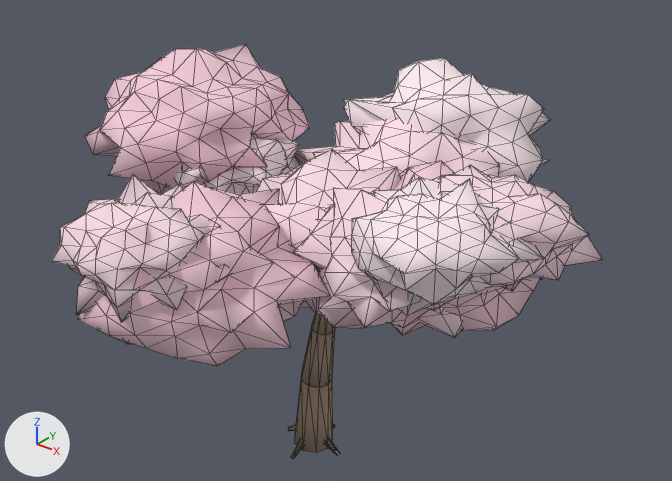
One commit to the glTF model assets/models/tree_cherry.glb: the scene before it, then after it.
Both versions are drawn from a 50 mm lens placed at (7.53, -8.85, 9.02), pointed at (0.19, 0.32, 3.33). Arrows for +X, +Y and +Z are at lower left; the lights stay in place. The older version comes first. Mesh edges are drawn as thin lines. Vertices at exactly the same position are counted once.

Names of what the first picture shows: 'geometry_0'.
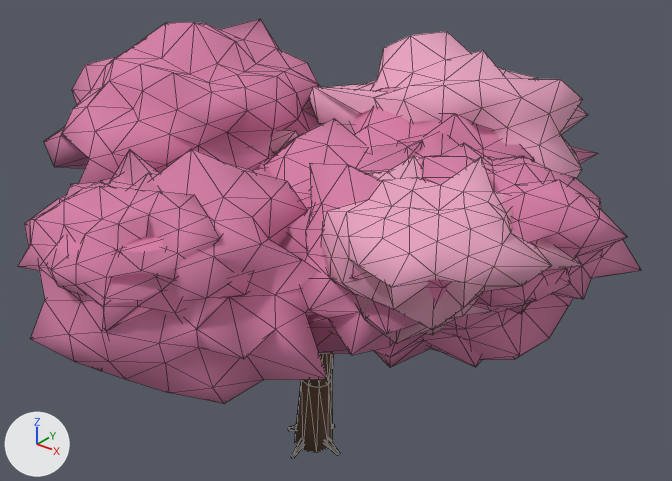
Where the change shows, as pixel boxes (x1, y1, x2, y2) in the pictures (672 x 481 px; the box of a moved part takes in the faces that stretch with it):
'geometry_0', reshaped, recoloured (13% wider, 6% taller): before (51, 44, 603, 459); after (17, 19, 641, 459)
part 1 of me_geometry_0, moved or reshaped: before (294, 188, 462, 338); after (279, 163, 482, 367)
part 2 of me_geometry_0, moved or reshaped: before (352, 177, 544, 316); after (322, 156, 583, 344)
part 3 of me_geometry_0, moved or reshaped: before (78, 182, 330, 367); after (24, 149, 327, 404)
part 4 of me_geometry_0, moved or reshaped: before (51, 174, 230, 322); after (17, 149, 252, 336)
part 5 of me_geometry_0, moved or reshaped: before (165, 133, 301, 195); after (270, 129, 298, 152)
part 6 of me_geometry_0, moved or reshaped: before (85, 44, 310, 194); after (44, 19, 321, 184)
part 7 of me_geometry_0, moved or reshaped: before (295, 118, 549, 177); after (351, 87, 598, 163)
part 8 of me_geometry_0, moved or reshaped: before (343, 58, 550, 182); after (309, 31, 588, 178)
part 9 of me_geometry_0, moved or reshaped: before (390, 161, 542, 336); after (310, 132, 573, 367)
part 10 of me_geometry_0, moved or reshaped: before (431, 165, 603, 291); after (419, 143, 641, 314)
part 11 of me_geometry_0, moved or reshaped: before (256, 149, 400, 315); after (256, 118, 424, 208)
part 12 of me_geometry_0, recoloured: before (51, 118, 603, 338); after (17, 87, 641, 367)
part 13 of me_geometry_0, recoloured: before (165, 58, 550, 316); after (270, 31, 588, 344)
part 14 of me_geometry_0, recoloured: before (78, 44, 542, 367); after (24, 19, 573, 404)
part 15 of me_geometry_0, recoloured (beige to brown): before (288, 314, 340, 459); after (288, 353, 340, 459)

Edits to the bpy script that builds the scene:
```text
Change me_geometry_0:
    used by ob_geometry_0; location = (0.0, 0.0, 0.0)
    remove me_geometry_0.from_pydata(...)  # 2037 vertices, 4002 faces; spans x -3.79..3.95, y -3.68..3.59, z -0.08..5.69
    add me_geometry_0.from_pydata(...)  # 2037 vertices, 4002 faces; spans x -4.34..4.34, y -4.12..4.05, z -0.08..6.07
    me_geometry_0 part 1: the loose piece of 162 vertices spanning x 0.53..3.16, y -1.87..0.6, z 3.19..4.94 is scaled about its middle by 1.35, then moved by (-0.02, 0.01, 0.02)
    me_geometry_0 part 2: the loose piece of 162 vertices spanning x 1.57..3.72, y -1.94..0.1, z 3.81..5.2 is scaled about its middle by 1.35, then moved by (0.02, -0.02, 0.0)
    me_geometry_0 part 3: the loose piece of 162 vertices spanning x -1.47..1.72, y -3.6..-0.56, z 2.98..4.95 is scaled about its middle by 1.35, then moved by (0.04, 0.0, 0.05)
    me_geometry_0 part 4: the loose piece of 162 vertices spanning x -1.19..0.86, y -3.68..-1.62, z 3.66..4.92 is scaled about its middle by 1.35, then moved by (-0.01, 0.04, -0.01)
    me_geometry_0 part 5: the loose piece of 162 vertices spanning x -2.61..-0.59, y -0.95..1.05, z 3.44..4.8 is scaled about its middle by 1.35, then moved by (-0.01, -0.01, 0.0)
    me_geometry_0 part 6: the loose piece of 162 vertices spanning x -3.79..-0.7, y -1.57..1.83, z 3.63..5.69 is scaled about its middle by 1.35, then moved by (0.0, -0.02, 0.01)
    me_geometry_0 part 7: the loose piece of 162 vertices spanning x -1.11..2.09, y -0.08..3.32, z 2.96..4.98 is scaled about its middle by 1.35, then moved by (-0.02, 0.01, 0.01)
    me_geometry_0 part 8: the loose piece of 162 vertices spanning x -1.01..2.26, y 0.79..3.59, z 3.28..5.47 is scaled about its middle by 1.35, then moved by (0.01, -0.03, -0.03)
    me_geometry_0 part 9: the loose piece of 162 vertices spanning x 0.72..3.53, y -1.51..1.45, z 3.07..4.78 is scaled about its middle by 1.35, then moved by (0.0, 0.04, -0.01)
    me_geometry_0 part 10: the loose piece of 162 vertices spanning x 1.71..3.95, y -1.09..1.07, z 3.75..5.08 is scaled about its middle by 1.35, then moved by (0.0, 0.05, -0.01)
    me_geometry_0 part 11: the loose piece of 162 vertices spanning x -1.06..2.16, y -1.39..1.2, z 2.68..4.7 is scaled about its middle by 1.35, then moved by (0.04, 0.02, 0.01)
    me_geometry_0 part 12: 1600 faces centred in x -1.1..3.81, y -3.65..3.12, z 2.78..5.04 are repainted in the vertex colours; the middle colour goes from pale pink #f9dce5 to pink #d67fa7
    me_geometry_0 part 13: 960 faces centred in x -2.37..3.56, y -1.84..3.45, z 3.46..5.4 are repainted in the vertex colours; the middle colour goes from white #fcebf0 to pink #e8a3c0
    me_geometry_0 part 14: 960 faces centred in x -3.56..3.39, y -3.53..1.62, z 3.04..5.63 are repainted in the vertex colours; the middle colour goes from pink #f5cddb to pink #d67fa7
    me_geometry_0 part 15: 482 faces centred in x -2.25..2.83, y -2.78..2.28, z -0.06..4.33 are repainted in the vertex colours; the middle colour goes from beige #a08b78 to brown #5a402e
```
